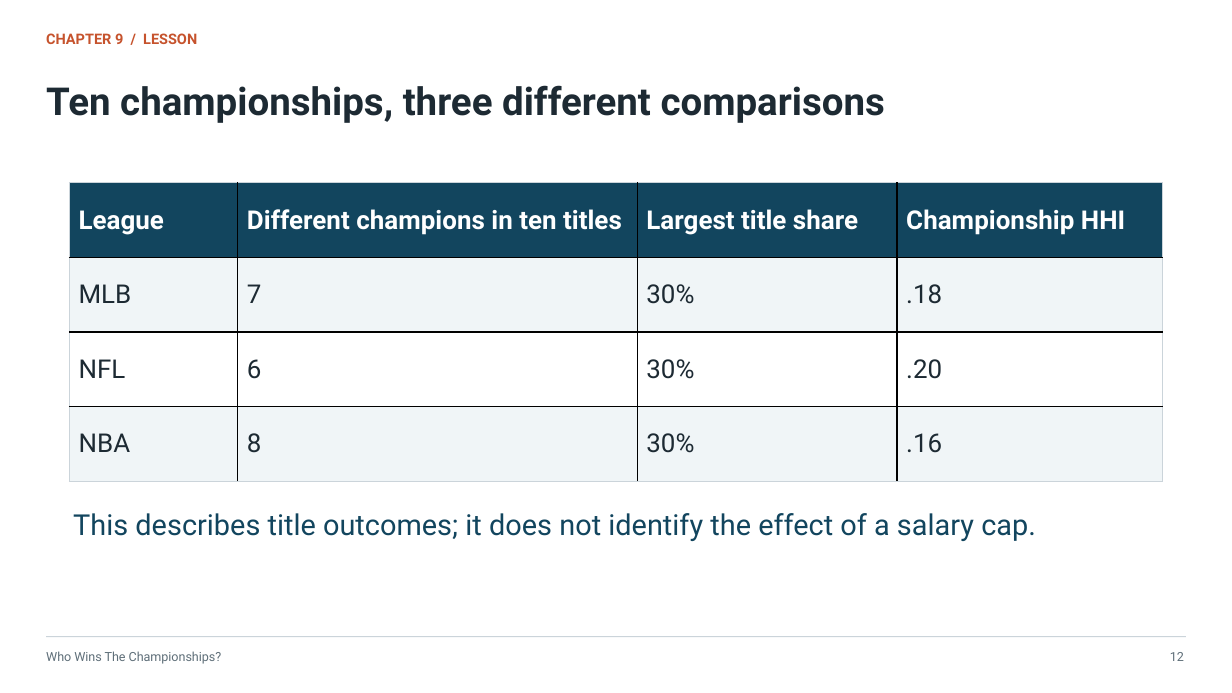
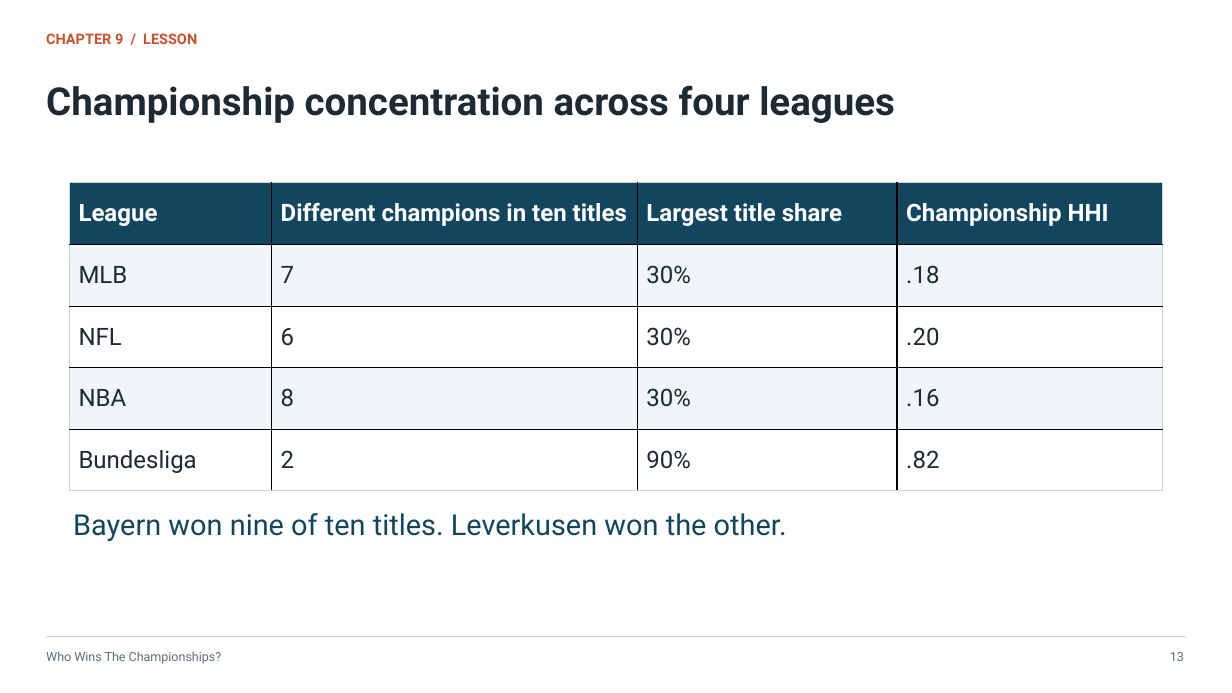
Before and after one commit to markny/sbu-econ, a slide deck: slide 13 of sports-econ/downloads/chapter-9-competitive-balance-in-sports.pptx (slide 12 before the commit). Drawn at 1232x693 pixels with LibreOffice and Linux fonts; fonts in the diff are those of the drawing. Boxes give left, top, right and bottom in pixels: in the first picture for what was removed or moved away, otherwise in the second. Text is boxed around its words. In the diff, an @@ line names an element or a change of style, - is before the commit and + after.

```diff
--- a/sports-econ/downloads/chapter-9-competitive-balance-in-sports.pptx
+++ b/sports-econ/downloads/chapter-9-competitive-balance-in-sports.pptx
@@ text at [46, 85, 895, 123]: text changed @@
-Ten championships, three different comparisons
+Championship concentration across four leagues
@@ table at [69, 183, 1164, 491] @@
+row 5: Bundesliga | 2 | 90% | .82
@@ text at [73, 513, 787, 541]: text changed @@
-This describes title outcomes; it does not identify the effect of a salary cap.
+Bayern won nine of ten titles. Leverkusen won the other.
```
Also in this commit, not shown: 26 other slides changed, 1 slide added, 18 other files.
